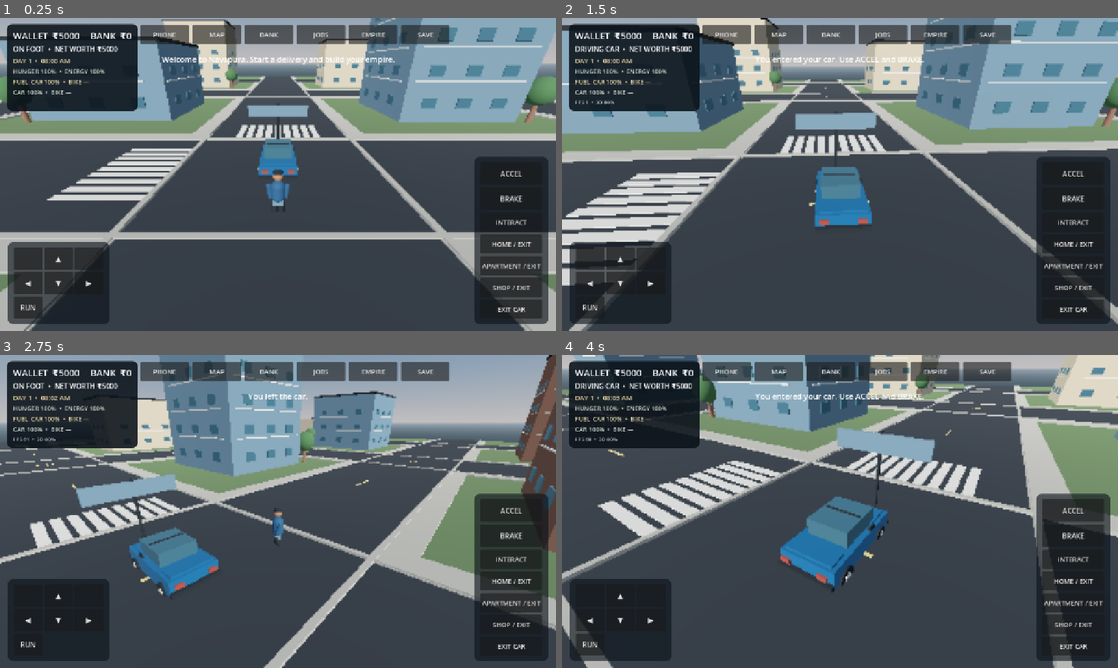
Above: before the commit, frames 1-4 (two rows, left to right).
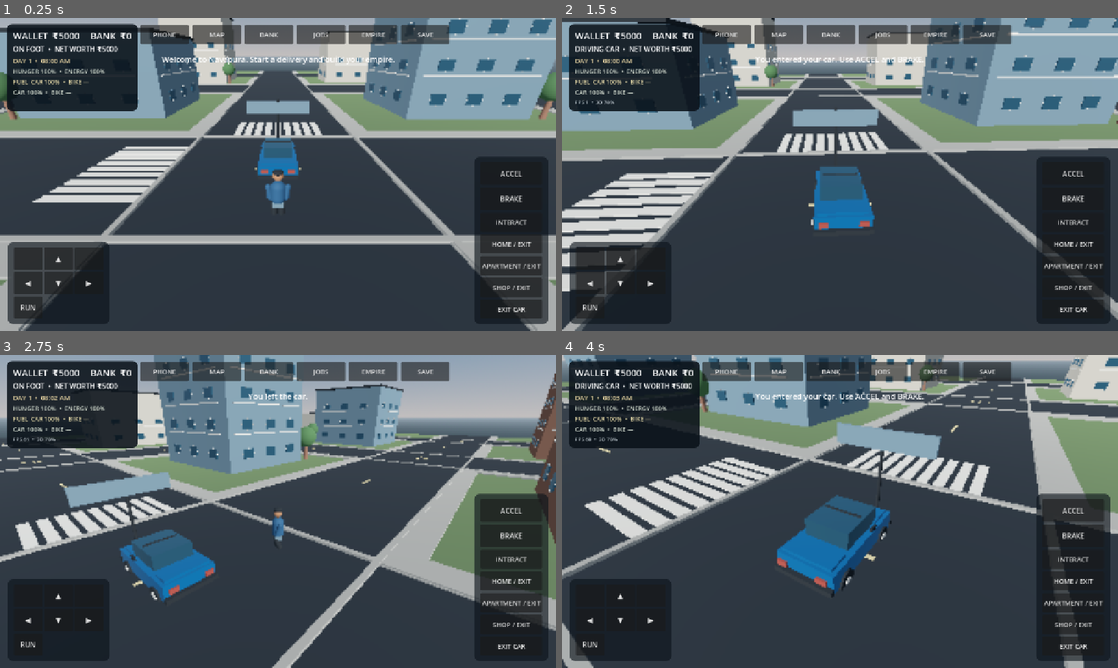
Above: after the commit, the same moments.

Repository: g82202773-coder/-blue-orbit-731
Game: Godot game, scene res://scenes/main.tscn
The game is run twice, just before and just after one commit, with the same random seed, the same clock (stepped at 60 frames per second) and the same inputs.
Inputs (mouse positions are in pixels of both pictures, inside the frame that each line leads up to):
- Up to frame 1 (0.25 s): no input
- Up to frame 2 (1.5 s): move the mouse to (962, 158) at 0.52 s; hold D (move_right) 0.53-1.25 s; tap E (interact) at 0.6 s; click (962, 158) at 0.67 s; drag from (728, 190) to (812, 237) at 1.27 s
- Up to frame 3 (2.75 s): move the mouse to (333, 442) at 2.02 s; hold D (move_right) from 2.03 s (still down); tap E (interact) at 2.1 s
- Up to frame 4 (4 s): release D (move_right) at 2.75 s; drag from (812, 574) to (673, 464) at 2.77 s; move the mouse to (1006, 558) at 3.52 s; hold A (move_left) from 3.53 s (still down); tap E (interact) at 3.6 s

The runs differ from the first frame. In frame 1, 18% of the frame differs, in the area x 0-100%, y 0-100%; in frame 2, 18%; in frame 3, 18%; in frame 4, 19%.

Commit message:
Upgrade city materials, window detail and mobile graphics scaling

Diff:
--- a/scripts/main.gd
+++ b/scripts/main.gd
@@ -31,6 +31,7 @@
 var apartment_sign: Label3D
 var window_transforms: Array[Transform3D] = []
 var trim_transforms: Array[Transform3D] = []
+var facade_frame_transforms: Array[Transform3D] = []
 var lane_transforms: Array[Transform3D] = []
 var crosswalk_transforms: Array[Transform3D] = []
 var player: CharacterBody3D
@@ -99,7 +100,7 @@
     # Target stable 30 FPS on baseline Android hardware. Render the 3D world
     # slightly below native resolution while keeping all HUD elements crisp.
     Engine.max_fps = 60
-    get_viewport().scaling_3d_scale = 0.80
+    get_viewport().scaling_3d_scale = 0.78
     GameState.state_changed.connect(_refresh_ui)
     GameState.toast_requested.connect(_show_toast)
     _create_materials()
@@ -182,20 +183,20 @@
 
 func _create_materials() -> void:
     mats = {
-        "asphalt": _material(Color("#34383d"), 0.96),
-        "road_line": _material(Color("#e8d58a"), 0.82),
-        "sidewalk": _material(Color("#b7b4aa"), 0.92),
+        "asphalt": _material(Color("#292f35"), 0.94),
+        "road_line": _material(Color("#e8d7a0"), 0.78),
+        "sidewalk": _material(Color("#aaa9a3"), 0.88),
         "grass": _material(Color("#657c55"), 1.0),
         "concrete": _material(Color("#b8b1a2"), 0.95),
-        "cream": _material(Color("#d8c9ac"), 0.9),
-        "blue": _material(Color("#728fa0"), 0.82),
+        "cream": _material(Color("#c9c3b5"), 0.88),
+        "blue": _material(Color("#718b99"), 0.78),
         "brick": _material(Color("#956c58"), 0.95),
-        "glass": _material(Color("#446d7d"), 0.34),
+        "glass": _material(Color("#315b70"), 0.18),
         "dark": _material(Color("#282d31"), 0.9),
         "green": _material(Color("#557d50"), 1.0),
         "skin": _material(Color("#b9825e"), 0.8),
         "player": _material(Color("#315e83"), 0.78),
-        "car": _material(Color("#246b9b"), 0.38),
+        "car": _material(Color("#176fa8"), 0.24),
         "yellow": _material(Color("#e6b94e"), 0.55),
         "white": _material(Color("#e9e5db"), 0.65),
         "red": _material(Color("#a8493e"), 0.8)
@@ -205,6 +206,10 @@
     var result := StandardMaterial3D.new()
     result.albedo_color = color
     result.roughness = rough
+    if color == Color("#315b70"):
+        result.metallic = 0.28
+    elif color == Color("#176fa8"):
+        result.metallic = 0.22
     return result
 
 func _box_mesh(parent: Node3D, size: Vector3, position: Vector3, material: Material, node_name := "Mesh") -> MeshInstance3D:
@@ -258,6 +263,8 @@
     # Real-time shadow maps are disproportionately expensive on entry-level phones.
     # Ambient/fill lighting keeps the scene readable without them.
     sun_light.shadow_enabled = false
+    sun_light.directional_shadow_max_distance = 55.0
+    sun_light.directional_shadow_mode = DirectionalLight3D.SHADOW_PARALLEL_2_SPLITS
     add_child(sun_light)
     _update_day_night()
 
@@ -769,12 +776,20 @@
             var wx := (float(column) - 1.0) * size.x * 0.29
             var wy := -size.y * 0.5 + 2.0 + float(row) * 3.2
             # Embed facade glazing slightly into the wall so it never appears to float.
-            window_transforms.append(Transform3D(Basis.IDENTITY, center + Vector3(wx, wy, -size.z * 0.5 - 0.045)))
-            window_transforms.append(Transform3D(Basis.IDENTITY, center + Vector3(wx, wy, size.z * 0.5 + 0.045)))
             var wz := (float(column) - 1.0) * size.z * 0.29
             var side_basis := Basis(Vector3.UP, PI * 0.5)
-            window_transforms.append(Transform3D(side_basis, center + Vector3(-size.x * 0.5 - 0.045, wy, wz)))
-            window_transforms.append(Transform3D(side_basis, center + Vector3(size.x * 0.5 + 0.045, wy, wz)))
+            var window_faces: Array[Transform3D] = [
+                Transform3D(Basis.IDENTITY, center + Vector3(wx, wy, -size.z * 0.5 - 0.045)),
+                Transform3D(Basis.IDENTITY, center + Vector3(wx, wy, size.z * 0.5 + 0.045)),
+                Transform3D(side_basis, center + Vector3(-size.x * 0.5 - 0.045, wy, wz)),
+                Transform3D(side_basis, center + Vector3(size.x * 0.5 + 0.045, wy, wz))
+            ]
+            for face in window_faces:
+                window_transforms.append(face)
+                facade_frame_transforms.append(Transform3D(face.basis, face.origin + face.basis * Vector3(0.0, 0.59, 0.0)))
+                facade_frame_transforms.append(Transform3D(face.basis, face.origin + face.basis * Vector3(0.0, -0.59, 0.0)))
+                facade_frame_transforms.append(Transform3D(face.basis, face.origin + face.basis * Vector3(-0.82, 0.0, 0.0)))
+                facade_frame_transforms.append(Transform3D(face.basis, face.origin + face.basis * Vector3(0.82, 0.0, 0.0)))
         if row > 0:
             var trim_y := -size.y * 0.5 + 1.0 + float(row) * 3.2
             trim_transforms.append(Transform3D(Basis.IDENTITY, center + Vector3(0.0, trim_y, -size.z * 0.5 - 0.02)))
@@ -807,6 +822,9 @@
     var trim_mesh := BoxMesh.new()
     trim_mesh.size = Vector3(11.5, 0.13, 0.18)
     _create_multimesh_batch(trim_mesh, mats["white"], trim_transforms, "InstancedFacadeTrims")
+    var frame_mesh := BoxMesh.new()
+    frame_mesh.size = Vector3(0.09, 0.09, 0.13)
+    _create_multimesh_batch(frame_mesh, mats["white"], facade_frame_transforms, "InstancedWindowFrames")
 
 func _build_road_markings() -> void:
     var dash := BoxMesh.new()
@@ -936,9 +954,9 @@
     camera.name = "FollowCamera"
     camera.position = player.global_position + Vector3(0.0, 5.0, 8.5)
     camera.current = true
-    camera.fov = 68.0
+    camera.fov = 65.0
     camera.near = 0.1
-    camera.far = 240.0
+    camera.far = 190.0
     add_child(camera)
     camera.look_at(player.global_position + Vector3(0.0, 1.0, 0.0), Vector3.UP)
 
@@ -1460,17 +1478,17 @@
     performance_check_time = 0.0
     var fps := Engine.get_frames_per_second()
     var viewport := get_viewport()
-    if fps < 42:
+    if fps < 40:
         low_fps_samples += 1
         high_fps_samples = 0
         if low_fps_samples >= 2 and viewport.scaling_3d_scale > 0.65:
             viewport.scaling_3d_scale = maxf(0.65, viewport.scaling_3d_scale - 0.05)
             low_fps_samples = 0
-    elif fps > 56:
+    elif fps > 54:
         high_fps_samples += 1
         low_fps_samples = 0
-        if high_fps_samples >= 5 and viewport.scaling_3d_scale < 0.85:
-            viewport.scaling_3d_scale = minf(0.85, viewport.scaling_3d_scale + 0.05)
+        if high_fps_samples >= 6 and viewport.scaling_3d_scale < 0.82:
+            viewport.scaling_3d_scale = minf(0.82, viewport.scaling_3d_scale + 0.03)
             high_fps_samples = 0
     else:
         low_fps_samples = 0
